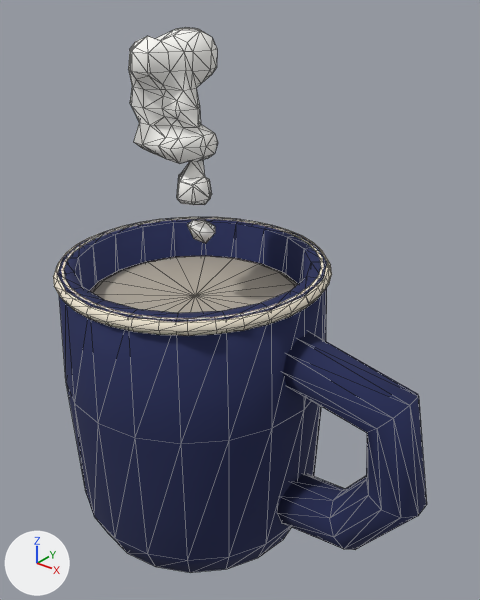
Renders of the glTF model game/props/food/mug_milk.glb from each side of a commit.
Before and after are seen from a 50 mm lens placed at (0.2, -0.215, 0.263), pointed at (0.027, 0.001, 0.129). The lights are fixed; the arrows at lower left show +X, +Y and +Z. The first picture is the older version. Mesh edges are drawn as thin lines. Where no turn or scale is listed for an object, it has been applied to the vertices. Vertices at exactly the same position are counted once.

The scene before the commit, as lines of its bpy script (objects in view):
```python
me_mesh_007 = bpy.data.meshes.new('Mesh.007')
me_mesh_007.from_pydata(...)  # 214 vertices, 420 faces; spans x -0.0276..0.017, y -0.0208..0.0181, z 0.1547..0.2446
me_mesh_007.materials.append(mat_cotton_009)  # white #fbfaf6
me_mug_milk_felt_cream = bpy.data.meshes.new('mug_milk_felt_cream')
me_mug_milk_felt_cream.from_pydata(...)  # 82 vertices, 160 faces; spans x -0.0542..0.0542, y -0.0542..0.0542, z 0.1192..0.1238
me_mug_milk_felt_cream.materials.append(mat_felt_cream_016)
me_mug_milk_felt_navy2 = bpy.data.meshes.new('mug_milk_felt_navy2')
me_mug_milk_felt_navy2.from_pydata(...)  # 172 vertices, 336 faces; spans x -0.066..0.127, y -0.066..0.066, z 0.0..0.142
me_mug_milk_felt_navy2.materials.append(mat_felt_navy2_008)
me_mug_milk_thread = bpy.data.meshes.new('mug_milk_thread')
me_mug_milk_thread.from_pydata(...)  # 222 vertices, 432 faces; spans x -0.0652..0.0652, y -0.0652..0.0652, z 0.1367..0.1426
me_mug_milk_thread.materials.append(mat_thread_012)  # pale yellow #efe6d2
ob_mug_milk_felt_cream = bpy.data.objects.new('mug_milk_felt_cream', me_mug_milk_felt_cream)
ob_mug_milk_felt_cream.location = (0.0, 0.0, 0.0)
ob_mug_milk_felt_navy2 = bpy.data.objects.new('mug_milk_felt_navy2', me_mug_milk_felt_navy2)
ob_mug_milk_felt_navy2.location = (0.0, 0.0, 0.0)
ob_mug_milk_steam8 = bpy.data.objects.new('mug_milk_steam8', me_mesh_007)
ob_mug_milk_steam8.location = (0.0, 0.0, 0.0)
ob_mug_milk_thread = bpy.data.objects.new('mug_milk_thread', me_mug_milk_thread)
ob_mug_milk_thread.location = (0.0, 0.0, 0.0)
```
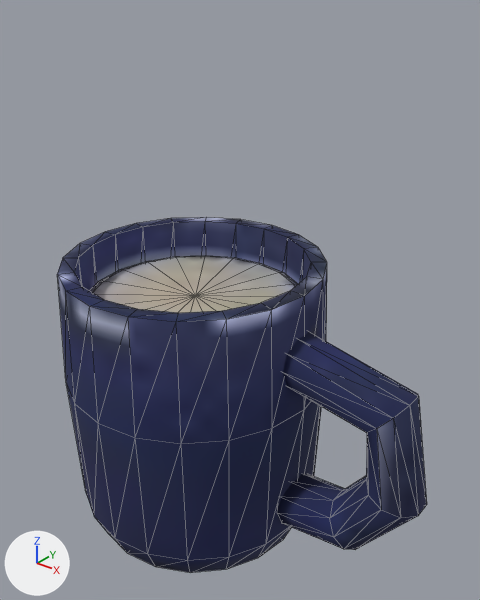
Pixel boxes [x1, y1, x2, y2] of what changed, in the pictures (480 x 600 px):
```json
{"object": "mug_milk_steam8", "change": "deleted", "before": [129, 27, 218, 243]}
{"object": "mug_milk_felt_cream", "change": "deleted", "before": [90, 256, 298, 313]}
{"object": "mug_milk_thread", "change": "deleted", "before": [53, 217, 332, 336], "on screen": "pale yellow"}
{"part": 1, "of": "me_mug_milk_felt_navy2", "change": "added", "after": [90, 256, 298, 313]}
{"part": 2, "of": "me_mug_milk_felt_navy2", "change": "recoloured", "before": [57, 217, 417, 512], "after": [57, 217, 417, 512]}
```

Edits to the scene script, one JSON object a line:
```json
{"op": "add", "block": "img_prop_mug_milk_felt_normal", "code": ["img_prop_mug_milk_felt_normal = load_image('prop_mug_milk_felt_normal', '_unpacked/prop_mug_milk_felt_normal', 64, 64, 'Non-Color')"]}
{"op": "add", "block": "img_prop_mug_milk_felt_diffuse", "code": ["img_prop_mug_milk_felt_diffuse = load_image('prop_mug_milk_felt_diffuse', '_unpacked/prop_mug_milk_felt_diffuse', 64, 64, 'sRGB')"]}
{"op": "add", "block": "mat_felt_024", "code": ["mat_felt_024 = bpy.data.materials.new('felt.024')", "# uses the picture img_prop_mug_milk_felt_diffuse", "# uses the picture img_prop_mug_milk_felt_normal"]}
{"block": "me_mug_milk_felt_navy2", "where": "# used by ob_mug_milk_felt_navy2; location = (0.0, 0.0, 0.0)"}
{"op": "remove", "block": "me_mug_milk_felt_navy2", "code": "me_mug_milk_felt_navy2.from_pydata(...)  # 172 vertices, 336 faces; spans x -0.066..0.127, y -0.066..0.066, z 0.0..0.142"}
{"op": "add", "block": "me_mug_milk_felt_navy2", "code": "me_mug_milk_felt_navy2.from_pydata(...)  # 254 vertices, 496 faces; spans x -0.066..0.127, y -0.066..0.066, z 0.0..0.142"}
{"block": "me_mug_milk_felt_navy2", "change": "me_mug_milk_felt_navy2 part 1: a new loose piece of 82 vertices spanning x -0.054..0.054, y -0.054..0.054, z 0.119..0.124, in mat_felt_024"}
{"block": "me_mug_milk_felt_navy2", "change": "me_mug_milk_felt_navy2 part 2: 336 faces spanning x -0.066..0.127, y -0.066..0.066, z 0.0..0.142 switch from mat_felt_navy2_008 to mat_felt_024"}
{"op": "remove", "block": "ob_mug_milk_felt_cream", "code": ["ob_mug_milk_felt_cream = bpy.data.objects.new('mug_milk_felt_cream', me_mug_milk_felt_cream)", "ob_mug_milk_felt_cream.location = (0.0, 0.0, 0.0)"]}
{"op": "remove", "block": "ob_mug_milk_steam8", "code": ["ob_mug_milk_steam8 = bpy.data.objects.new('mug_milk_steam8', me_mesh_007)", "ob_mug_milk_steam8.location = (0.0, 0.0, 0.0)"]}
{"op": "remove", "block": "ob_mug_milk_thread", "code": ["ob_mug_milk_thread = bpy.data.objects.new('mug_milk_thread', me_mug_milk_thread)", "ob_mug_milk_thread.location = (0.0, 0.0, 0.0)"]}
```
